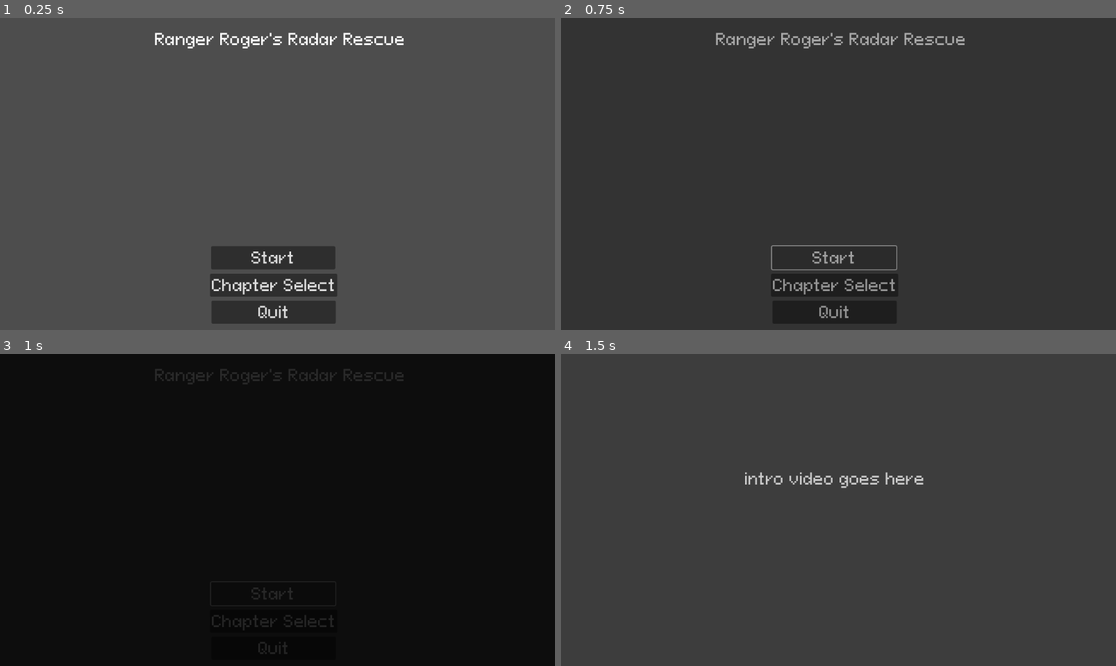
Above: before the commit, frames 1-4 (two rows, left to right).
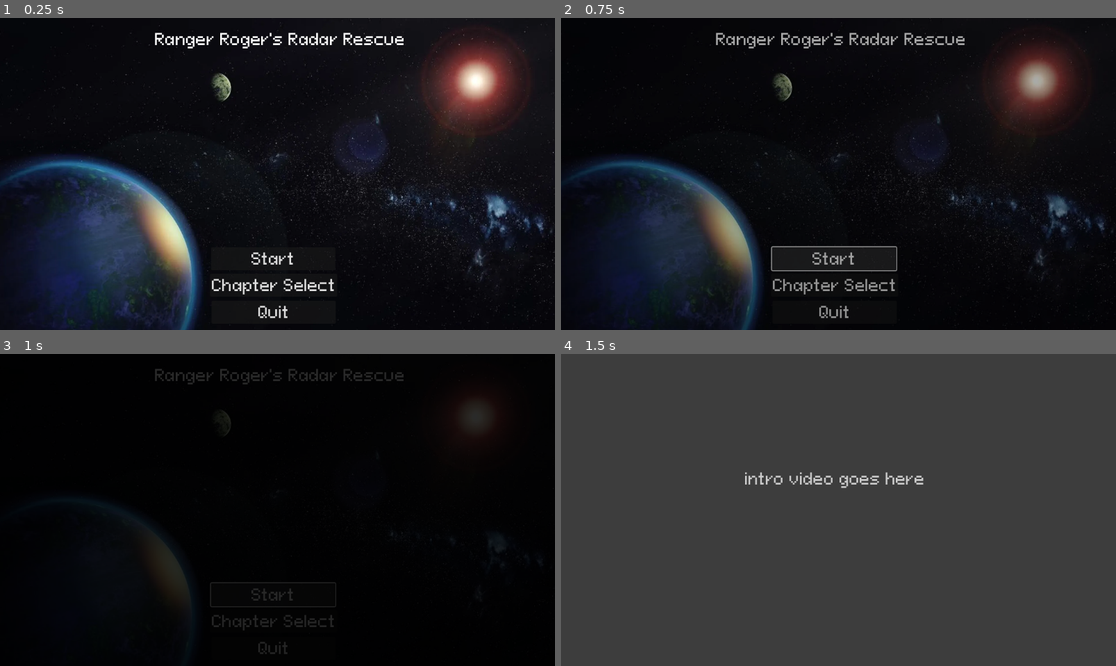
Above: after the commit, the same moments.

Repository: Game-Production-Spring-23/NavyGameR4
Game: Godot game, scene res://scenes/mainmenu.tscn
The game is run twice, just before and just after one commit, with the same random seed, the same clock (stepped at 60 frames per second) and the same inputs.
Inputs:
- Up to frame 1 (0.25 s): no input
- Up to frame 2 (0.75 s): click "Start" at 0.5 s
- Up to frame 3 (1 s): no input
- Up to frame 4 (1.5 s): no input

The runs differ from the first frame. In frame 1, 98% of the frame differs, in the area x 0-100%, y 0-100%; in frame 2, 90%; in frame 3, 0.4%; in frame 4, nothing differs.

Commit message:
Placeholder set for Main Menu Image, and Styled.

Diff:
--- a/scenes/mainmenu.tscn
+++ b/scenes/mainmenu.tscn
@@ -1,7 +1,8 @@
-[gd_scene load_steps=3 format=3 uid="uid://clptudfd3wwdj"]
+[gd_scene load_steps=4 format=3 uid="uid://clptudfd3wwdj"]
 
 [ext_resource type="Script" path="res://Scripts/mainmenu.gd" id="1_yyo8n"]
 [ext_resource type="Theme" uid="uid://bajr2k60ueqkc" path="res://assets/themes/default_theme.tres" id="2_iqo1g"]
+[ext_resource type="Texture2D" uid="uid://8epkpuji2qwp" path="res://assets/images/Planet-Placeholder.webp" id="3_wj3nn"]
 
 [node name="main" type="Node2D"]
 script = ExtResource("1_yyo8n")
@@ -14,25 +15,28 @@
 offset_bottom = 40.0
 
 [node name="title" type="RichTextLabel" parent="UI"]
+z_index = 1
 layout_mode = 0
 offset_left = 322.0
 offset_top = 24.0
-offset_right = 964.0
+offset_right = 844.0
 offset_bottom = 109.0
 theme = ExtResource("2_iqo1g")
 text = "Ranger Roger's Radar Rescue"
 fit_content = true
 
 [node name="startButton" type="Button" parent="UI"]
+z_index = 1
 layout_mode = 0
 offset_left = 438.0
-offset_top = 474.0
+offset_top = 476.0
 offset_right = 696.0
-offset_bottom = 522.0
+offset_bottom = 524.0
 theme = ExtResource("2_iqo1g")
 text = "Start"
 
 [node name="endButton" type="Button" parent="UI"]
+z_index = 1
 layout_mode = 0
 offset_left = 439.0
 offset_top = 587.0
@@ -43,6 +47,7 @@
 "
 
 [node name="chapterSelectButton" type="Button" parent="UI"]
+z_index = 1
 layout_mode = 0
 offset_left = 436.0
 offset_top = 531.0
@@ -51,6 +56,12 @@
 theme = ExtResource("2_iqo1g")
 text = "Chapter Select"
 
+[node name="Sprite2D" type="Sprite2D" parent="UI"]
+visibility_layer = 2
+position = Vector2(576.75, 322.75)
+scale = Vector2(0.612036, 0.611675)
+texture = ExtResource("3_wj3nn")
+
 [connection signal="pressed" from="UI/startButton" to="." method="_on_start_button_pressed"]
 [connection signal="pressed" from="UI/endButton" to="." method="_on_end_button_pressed"]
 [connection signal="pressed" from="UI/chapterSelectButton" to="." method="_on_chapter_select_button_pressed"]
Binary file added: assets/images/Planet-Placeholder.webp
Not shown, added: assets/images/Planet-Placeholder.webp.import
